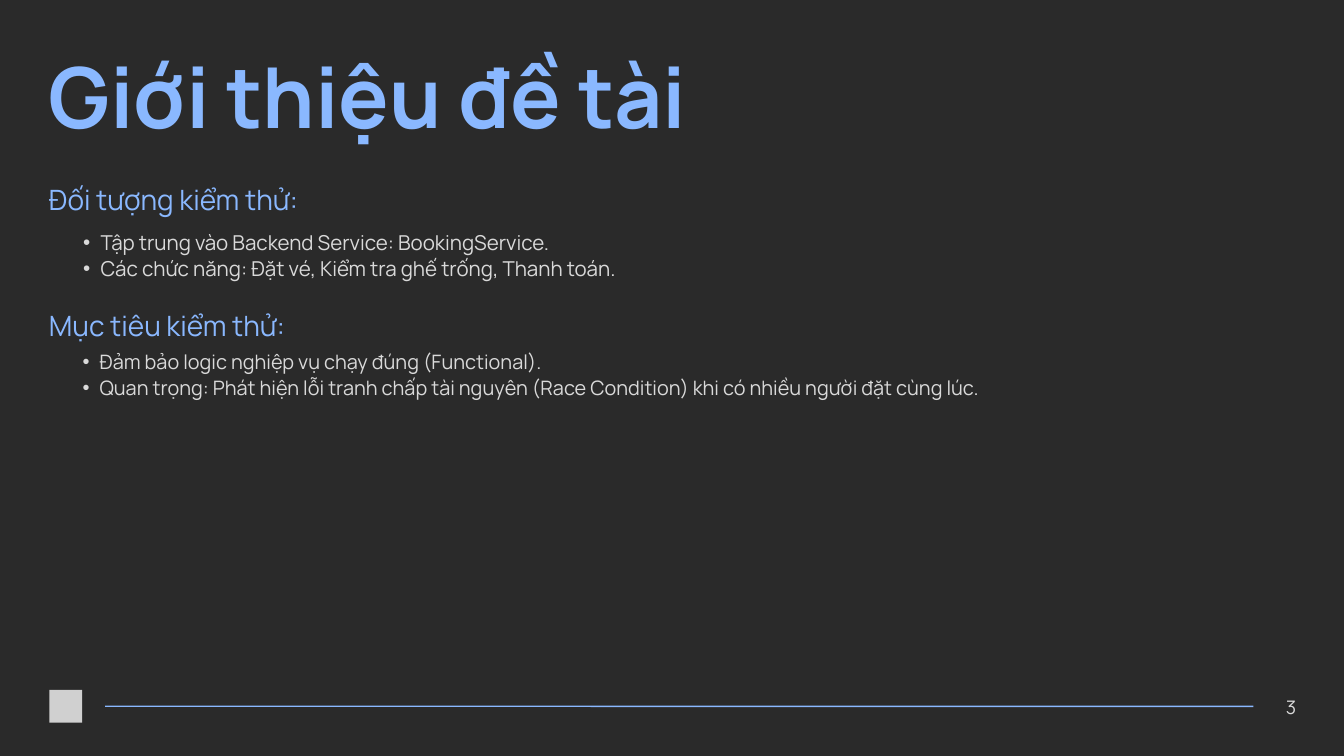
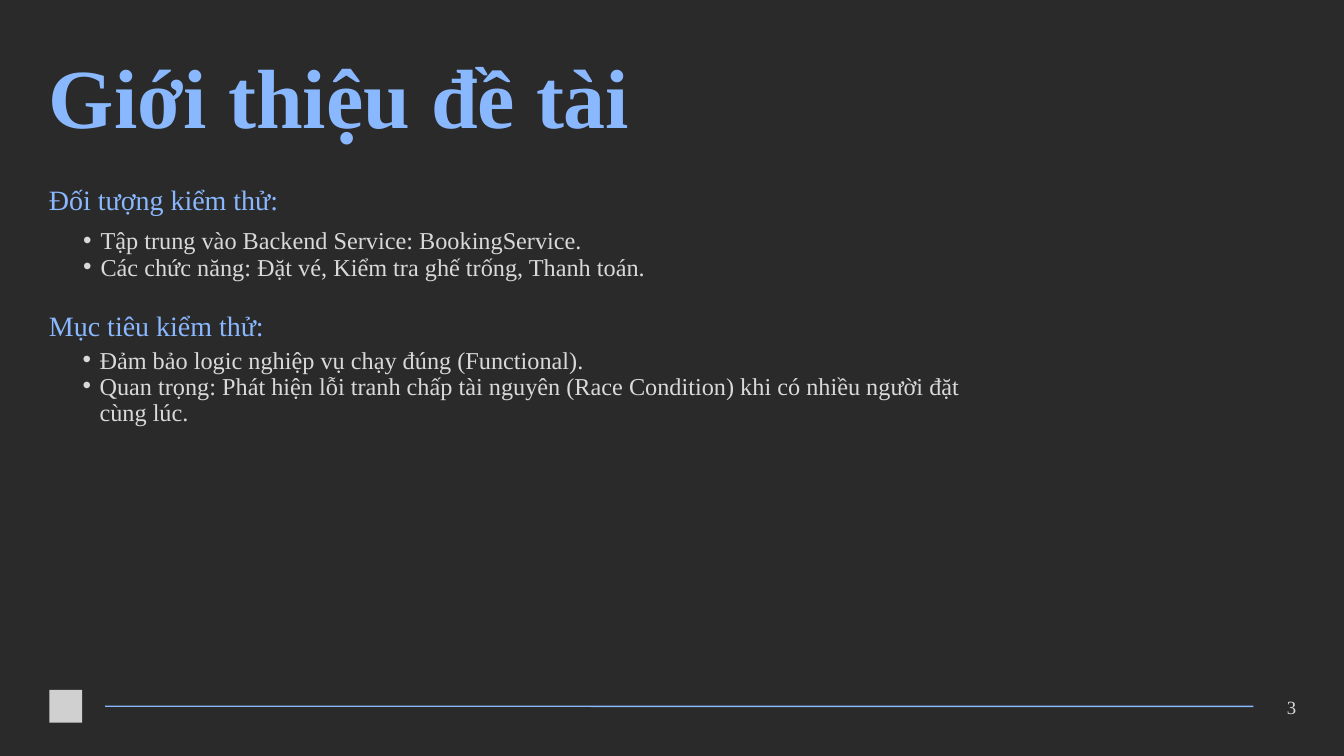
Before and after one commit to khanh208/QLDat_Ve, a slide deck: slide 3 of Bao-cao-KTPM/Bài thuyết trình - Kiểm Thử Phần Mềm (1).pptx. Drawn at 1344x756 pixels with LibreOffice and Linux fonts; fonts in the diff are those of the drawing; grey boxes stand for pictures. Boxes give left, top, right and bottom in pixels: in the first picture for what was removed or moved away, otherwise in the second. Text is boxed around its words. In the diff, an @@ line names an element or a change of style, - is before the commit and + after.

```diff
--- a/Bao-cao-KTPM/Bài thuyết trình - Kiểm Thử Phần Mềm (1).pptx
+++ b/Bao-cao-KTPM/Bài thuyết trình - Kiểm Thử Phần Mềm (1).pptx
@@ text "Tập trung vào Backend Service: ..." at [101,232,645,282]: size 22 to 26 pt, font Manrope to Times New Roman @@
@@ text "Đảm bảo logic nghiệp vụ ..." at [100,352,959,426]: size 21.4 to 26 pt, font Manrope to Times New Roman @@
@@ font Manrope to Times New Roman in 4 elements at [49,67,629,144], [49,189,278,216], [49,315,264,341], [1287,701,1296,714] @@
```
Also in this commit, not shown: 8 other slides changed, 2 slides added, 9 other files.
